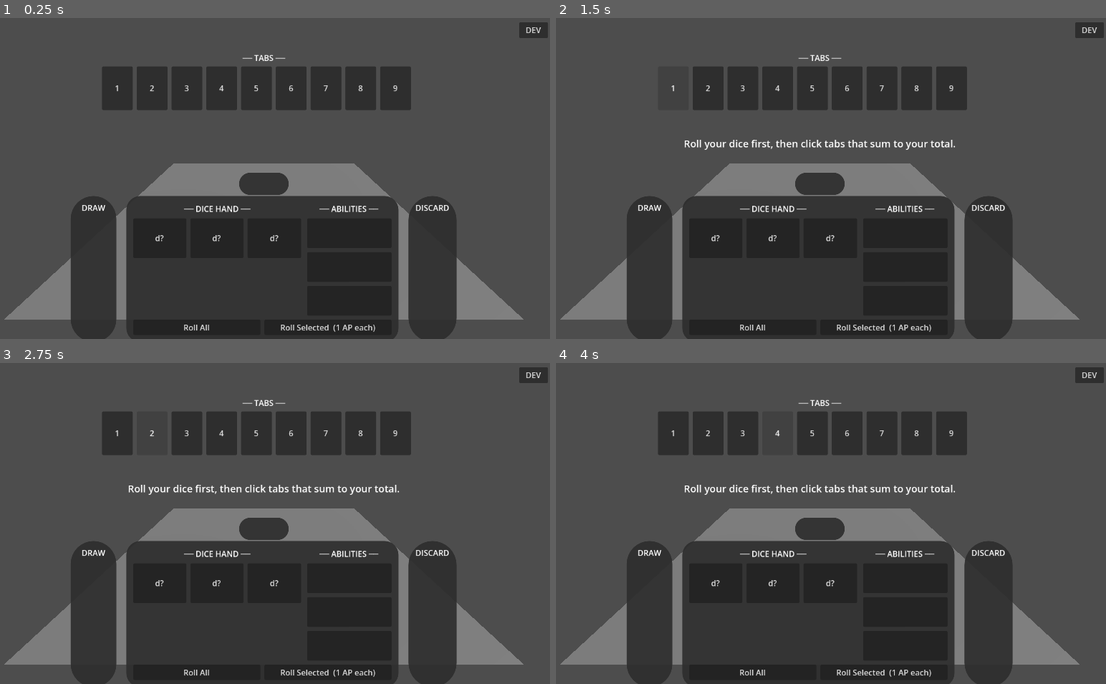
Above: before the commit, frames 1-4 (two rows, left to right).
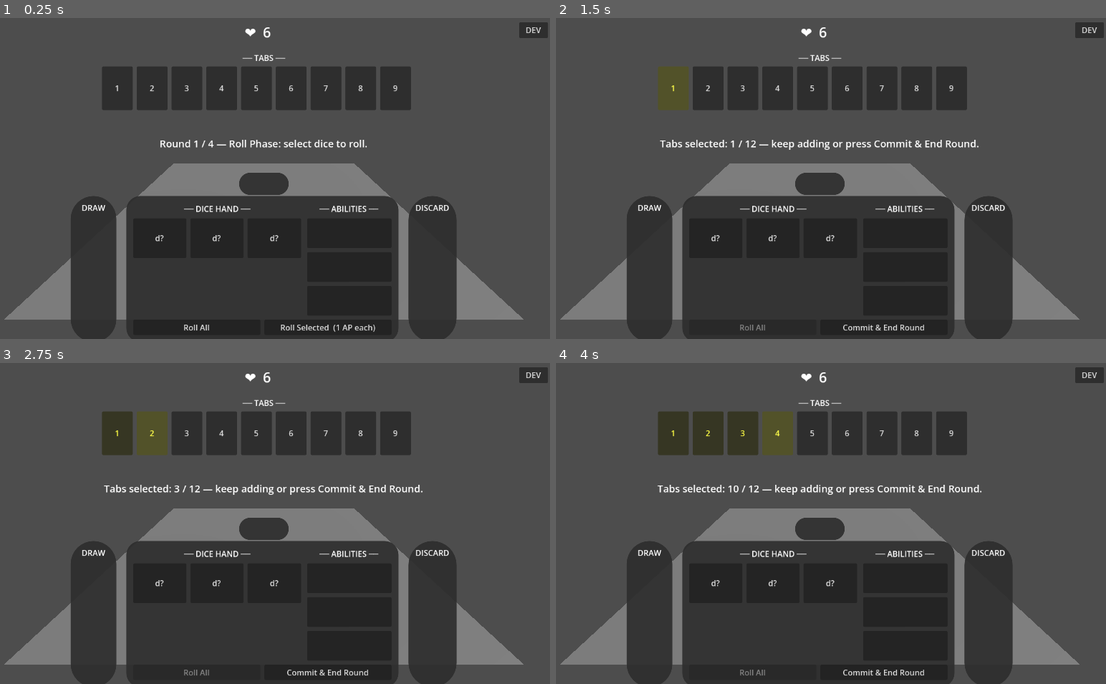
Above: after the commit, the same moments.

Repository: caleb-the-dev/SealTheBox
Game: Godot game, scene res://scenes/match/match.tscn
Two runs of this game, one before a commit and one after it. Both use one fixed random seed, a clock stepped at 60 frames per second and the inputs below.
Inputs:
- Up to frame 1 (0.25 s): no input
- Up to frame 2 (1.5 s): click "Roll All" at 0.5 s; click "1" at 1.25 s
- Up to frame 3 (2.75 s): click "2" at 2 s
- Up to frame 4 (4 s): click "3" at 2.75 s; click "4" at 3.5 s

The runs differ from the first frame. In frame 1, 0.4% of the frame differs, in the area x 29-67%, y 2-41%; in frame 2, 1.1%; in frame 3, 1.1%, in the area x 18-77%, y 2-98%; in frame 4, 1.1%.
Error before the commit: Invalid assignment of property or key 'ap' with value of type 'int' on a base object of type 'Node (game_state.gd)'. (res://scripts/match/round_manager.gd:39)
Error after the commit: Invalid access to property or key 'ap' on a base object of type 'Node (game_state.gd)'. (res://scripts/match/match.gd:828)

Commit message:
feat: rolling dice is now free — remove AP spend from commit_roll and start_round

Diff:
--- a/seal-the-box/scripts/match/round_manager.gd
+++ b/seal-the-box/scripts/match/round_manager.gd
@@ -36,7 +36,6 @@
 
 func start_round() -> void:
 	GameState.round += 1
-	GameState.ap = 3
 	if GameState.round > GameState.round_limit:
 		GameState.hp -= 1
 		if GameState.hp <= 0:
@@ -49,24 +48,17 @@
 	if GameState.round > GameState.round_limit:
 		status_updated.emit("Overtime — Round %d / %d — Lost 1 HP (%d remaining). Roll Phase: select dice to roll." % [GameState.round, GameState.round_limit, GameState.hp])
 	else:
-		status_updated.emit("Round %d / %d — Roll Phase: select dice to roll (1 AP each)" % [GameState.round, GameState.round_limit])
+		status_updated.emit("Round %d / %d — Roll Phase: select dice to roll." % [GameState.round, GameState.round_limit])
 
 func commit_roll(dice: Array) -> void:
-	var partial := false
 	for die in dice:
-		if not GameState.spend_ap(1):
-			partial = true
-			break
 		_dice_pool.roll_die(die)
 	var total := 0
 	for die in GameState.dice_hand:
 		if die.rolled:
 			total += die.value
 	_set_phase("act")
-	if partial:
-		status_updated.emit("Seal Phase — Out of AP. Total: %d — select tabs to seal." % total)
-	else:
-		status_updated.emit("Seal Phase — Total: %d — select tabs that sum to it." % total)
+	status_updated.emit("Seal Phase — Total: %d — select tabs that sum to it." % total)
 
 func attempt_seal(dice: Array, tabs: Array) -> bool:
 	if _match_over:
